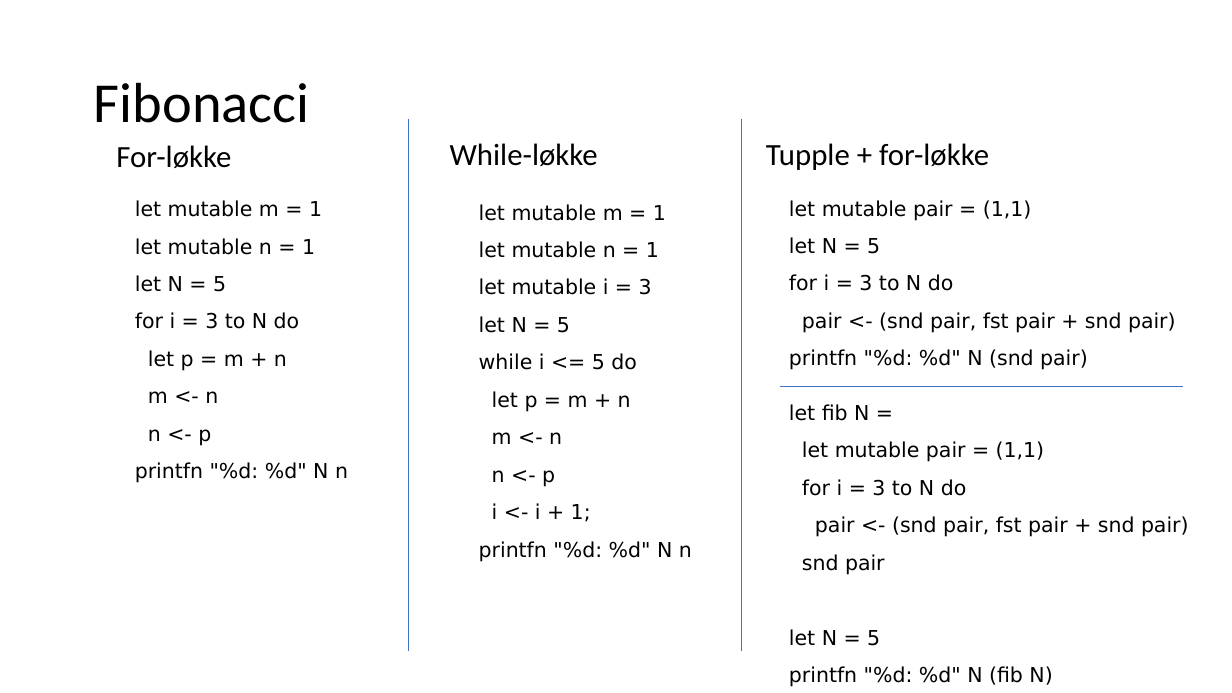
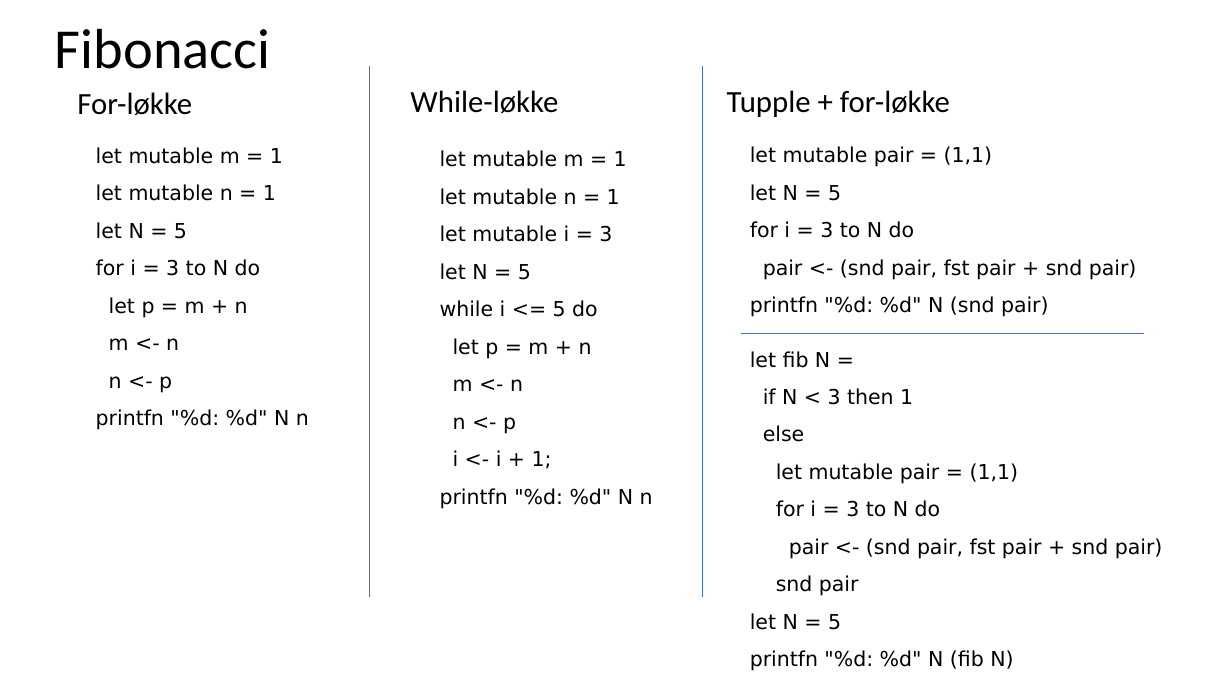
Before and after one commit to fisterloegsovs/pop22, a slide deck: slide 3 of lectures/4.1ModulesNTests/lecture.pptx. Drawn at 1232x693 pixels with LibreOffice and Linux fonts; fonts in the diff are those of the drawing. Boxes give left, top, right and bottom in pixels: in the first picture for what was removed or moved away, otherwise in the second. Text is boxed around its words. In the diff, an @@ line names an element or a change of style, - is before the commit and + after.

```diff
--- a/lectures/4.1ModulesNTests/lecture.pptx
+++ b/lectures/4.1ModulesNTests/lecture.pptx
@@ 3 texts: place and size @@
-3 texts at bbox=[135, 143, 989, 483]
+3 texts at bbox=[96, 90, 950, 430]
@@ 3 texts, 3 lines, 1 title: place and size @@
-3 texts, 3 lines, 1 title at bbox=[94, 82, 1183, 651]
+3 texts, 3 lines, 1 title at bbox=[55, 28, 1144, 598]
@@ text "let fib N =": place and size @@
-text "let fib N =" at bbox=[789, 404, 1189, 687]
+text "let fib N =" at bbox=[750, 351, 1163, 671]
@@ text at bbox=[763, 388, 913, 442]: paragraphs added @@
+if N < 3 then 1
+else
```
Also in this commit, not shown: 5 other slides changed, 3 slides added, 13 other files.
